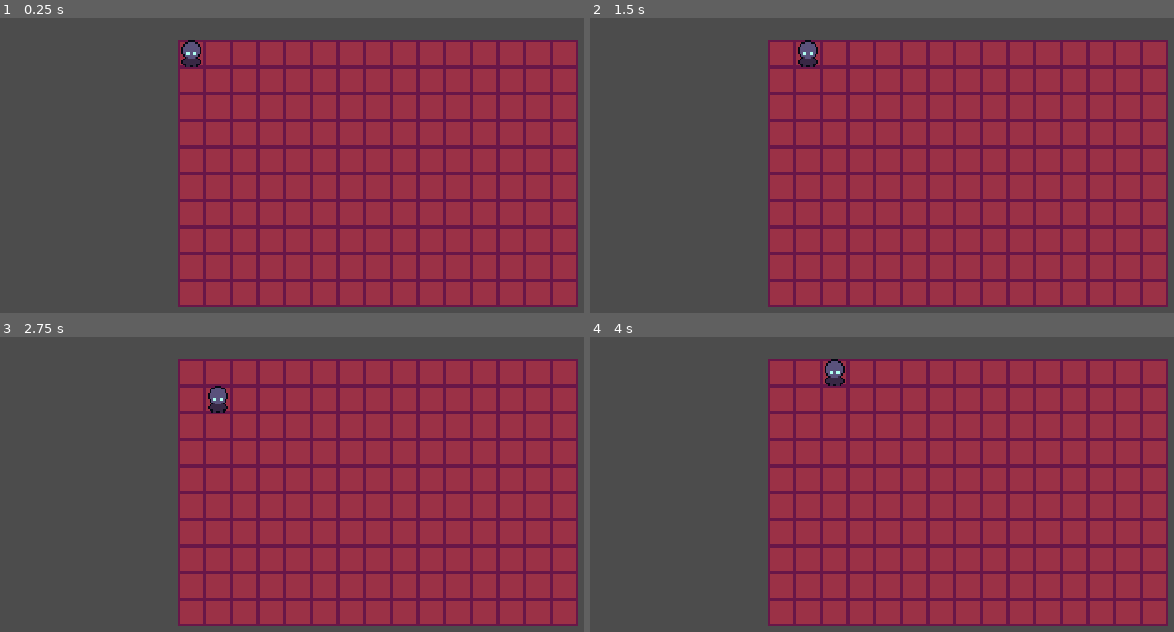
Above: before the commit, frames 1-4 (two rows, left to right).
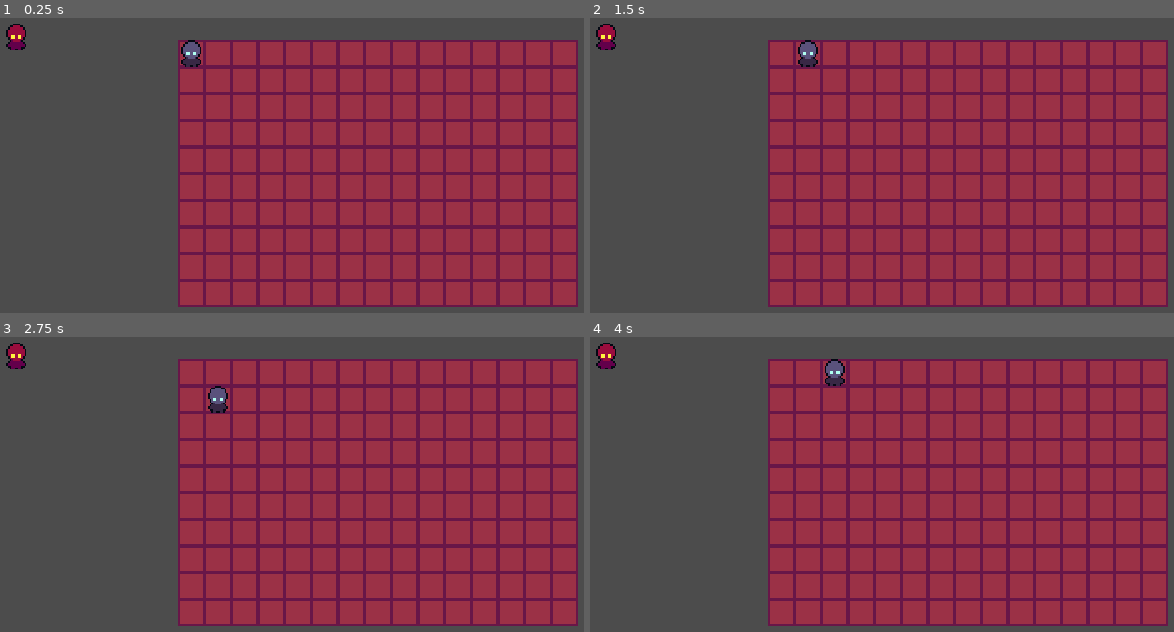
Above: after the commit, the same moments.

Repository: SaitenHazard/Godo-Experiment-1
Game: Godot game, scene res://Nodes/Main.tscn
Same seed, same stepped clock (60 frames per second), same inputs: the game is played once before the commit and once after it.
Inputs:
- Up to frame 1 (0.25 s): no input
- Up to frame 2 (1.5 s): tap Enter at 0.5 s; hold Right (right) 0.53-1.28 s; tap Space at 1.25 s; hold Down (down) from 1.28 s (still down)
- Up to frame 3 (2.75 s): tap Enter at 2 s; release Down (down) at 2.03 s; hold Right (right) from 2.03 s (still down)
- Up to frame 4 (4 s): tap Space at 2.75 s; release Right (right) at 2.78 s; hold Up (up) 2.78-3.53 s; tap Enter at 3.5 s; hold Left (left) from 3.53 s (still down)

The runs differ from the first frame. In frame 1, 0.3% of the frame differs, in the area x 1-5%, y 2-11%; in frame 2, 0.3%; in frame 3, 0.3%; in frame 4, 0.3%.
Error after the commit: Parse Error: ':' expected at end of line. (res://Nodes/Foe.gd:48)

Commit message:
02/04/2021 07:30PM

Diff:
--- /dev/null
+++ b/Nodes/Foe.gd
@@ -0,0 +1,52 @@
+extends Sprite
+
+var target = load("res://Nodes/Target.tscn");
+var initial_position : Vector2 = Vector2(0,5)
+var size
+var targets = []
+
+export var coordinates : Vector2 = Vector2(5,5)
+export var attack_range : int = 3
+
+var count : int = 0;
+
+func _ready():
+	var count_sides = 4
+	initial_position = get_parent().get_node("GameManager")._get_initial_position();
+	size = get_parent().get_node("GameManager")._get_map_size();
+	_spawn_target(attack_range * count_sides + 1)
+
+func _process(delta):
+	_controls()
+	global_position = Vector2(initial_position.x + 16*coordinates.x, initial_position.y + 16*coordinates.y)
+	_position_target()
+	for x in range(0, attack_range):
+		if count < attack_range:
+			count+=1
+
+func _position_target():
+	var index = 0;
+	targets[index].global_position = Vector2(coordinates.x, coordinates.y)
+	index+=1
+	for x in range(0, attack_range):
+		targets[index].global_position = Vector2(coordinates.x + 16*x, coordinates.y)
+		index+=1
+		targets[index].global_position = Vector2(coordinates.x, coordinates.y + 16*x)
+		index+=1
+		targets[index].global_position = Vector2(coordinates.x - 16*x, coordinates.y)
+		index+=1
+		targets[index].global_position = Vector2(coordinates.x, coordinates.y - 16*x)
+		index+=1
+
+func _spawn_target(var count):
+	print(count)
+	for x in range(0, count):
+		var temp = target.instance()
+		targets.push_back(temp)
+		add_child(temp)
+
+func _get_map_position()
+	pass
+
+func _controls():
+	pass
--- /dev/null
+++ b/Nodes/Foe.tscn
@@ -0,0 +1,8 @@
+[gd_scene load_steps=3 format=2]
+
+[ext_resource path="res://Sprites/Foe.png" type="Texture" id=1]
+[ext_resource path="res://Nodes/Foe.gd" type="Script" id=2]
+
+[node name="Foe" type="Sprite"]
+texture = ExtResource( 1 )
+script = ExtResource( 2 )
--- a/Nodes/GameManager.gd
+++ b/Nodes/GameManager.gd
@@ -12,8 +12,6 @@
 		for y in range (0, map_size.y):
 			var temp = tile.instance()
 			temp.global_position = Vector2(initial_position.x + x*16 , initial_position.y + y*16)
-			if(x == 0 && y == 0):
-				print(temp.global_position)
 			add_child(temp)
 
 func _get_initial_position():
--- a/Nodes/Main.tscn
+++ b/Nodes/Main.tscn
@@ -1,8 +1,9 @@
-[gd_scene load_steps=4 format=2]
+[gd_scene load_steps=5 format=2]
 
 [ext_resource path="res://Nodes/Player.tscn" type="PackedScene" id=1]
 [ext_resource path="res://Nodes/Map.tscn" type="PackedScene" id=2]
 [ext_resource path="res://Nodes/Player.gd" type="Script" id=3]
+[ext_resource path="res://Nodes/Foe.tscn" type="PackedScene" id=4]
 
 [node name="Main" type="Node2D"]
 
@@ -10,3 +11,8 @@
 script = ExtResource( 3 )
 
 [node name="GameManager" parent="." instance=ExtResource( 2 )]
+
+[node name="Foe" parent="." instance=ExtResource( 4 )]
+position = Vector2( 38.9391, 69.6807 )
+coordinates = null
+attack_range = null
--- a/Nodes/Player.gd
+++ b/Nodes/Player.gd
@@ -7,11 +7,9 @@
 func _ready():
 	initial_position = get_parent().get_node("GameManager")._get_initial_position();
 	size = get_parent().get_node("GameManager")._get_map_size();
-	print(initial_position)
 
 func _process(delta):
 	_controls()
-	print(coordinates)
 	global_position = Vector2(initial_position.x + 16*coordinates.x, initial_position.y + 16*coordinates.y)
 
 func _controls():
--- /dev/null
+++ b/Nodes/Target.tscn
@@ -0,0 +1,6 @@
+[gd_scene load_steps=2 format=2]
+
+[ext_resource path="res://Sprites/Target.png" type="Texture" id=1]
+
+[node name="Target" type="Sprite"]
+texture = ExtResource( 1 )
Binary file added: Sprites/Foe.png
Not shown, added: Sprites/Foe.png.import
Binary file added: Sprites/Target.png
Not shown, added: Sprites/Target.png.import
